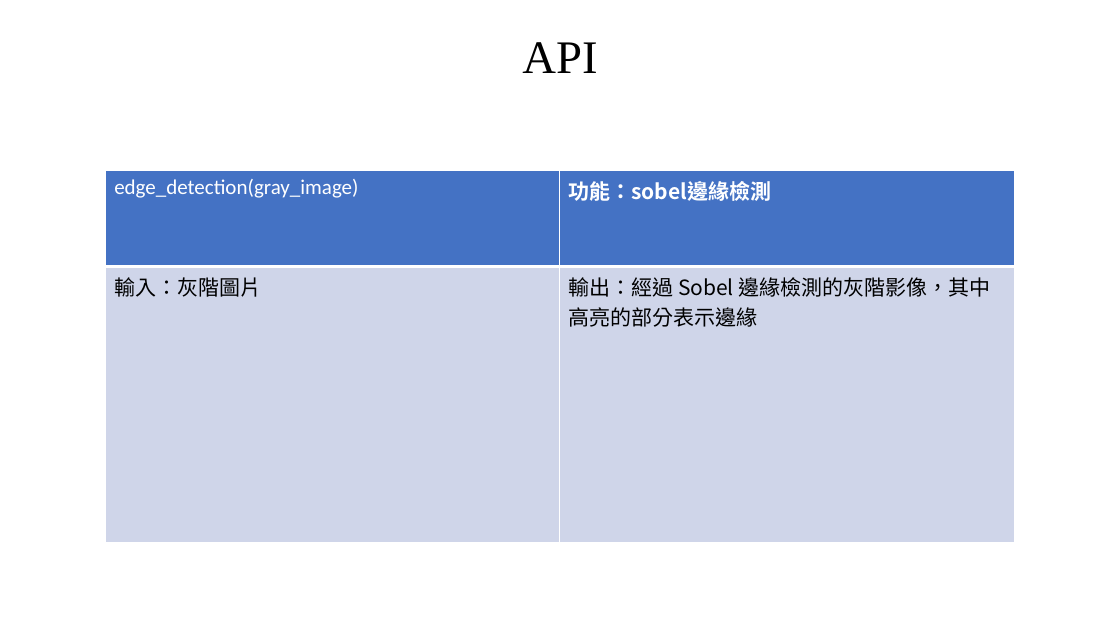
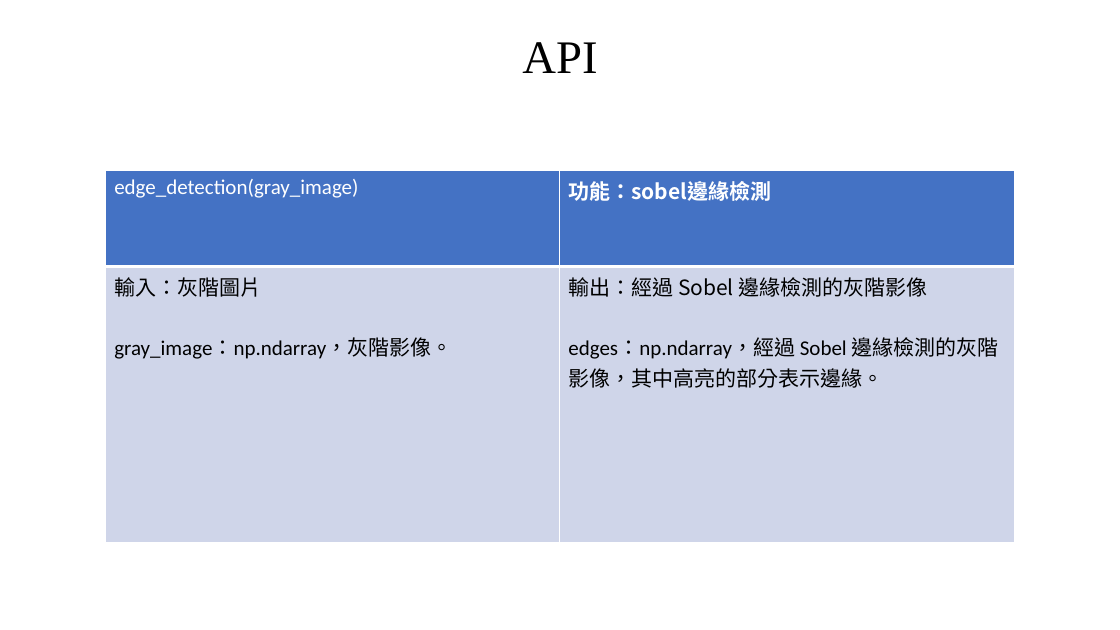
Before and after one commit to a147852z/embedded_image, a slide deck: slide 6 of 嵌入式影像處理.pptx. Drawn at 1120x630 pixels with LibreOffice and Linux fonts; fonts in the diff are those of the drawing. Boxes give left, top, right and bottom in pixels: in the first picture for what was removed or moved away, otherwise in the second. Text is boxed around its words. In the diff, an @@ line names an element or a change of style, - is before the commit and + after.

```diff
--- a/嵌入式影像處理.pptx
+++ b/嵌入式影像處理.pptx
@@ table at (106, 171, 1015, 543) @@
-row 2, column 1: 輸入：灰階圖片
+row 2, column 1: 輸入：灰階圖片 / gray_image：np.ndarray，灰階影像。
-row 2, column 2: 輸出：經過 Sobel 邊緣檢測的灰階影像，其中高亮的部分表示邊緣
+row 2, column 2: 輸出：經過 Sobel 邊緣檢測的灰階影像 / edges：np.ndarray，經過 Sobel 邊緣檢測的灰階影像，其中高亮的部分表示邊緣。
```
Also in this commit, not shown: 9 other slides changed.
